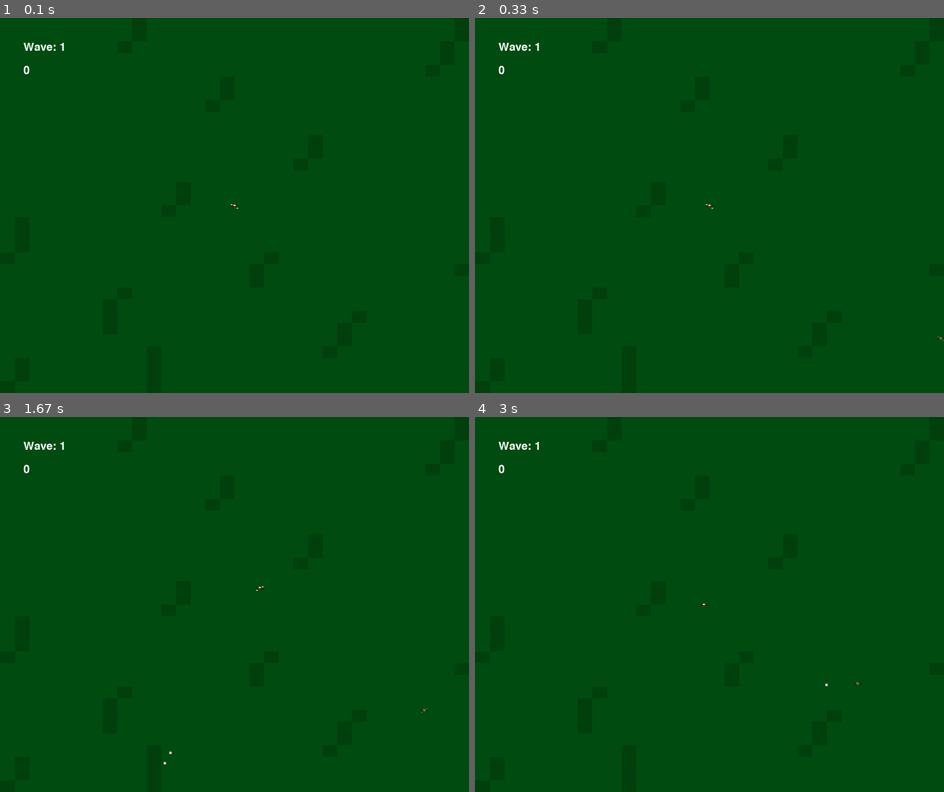
Above: before the commit, frames 1-4 (two rows, left to right).
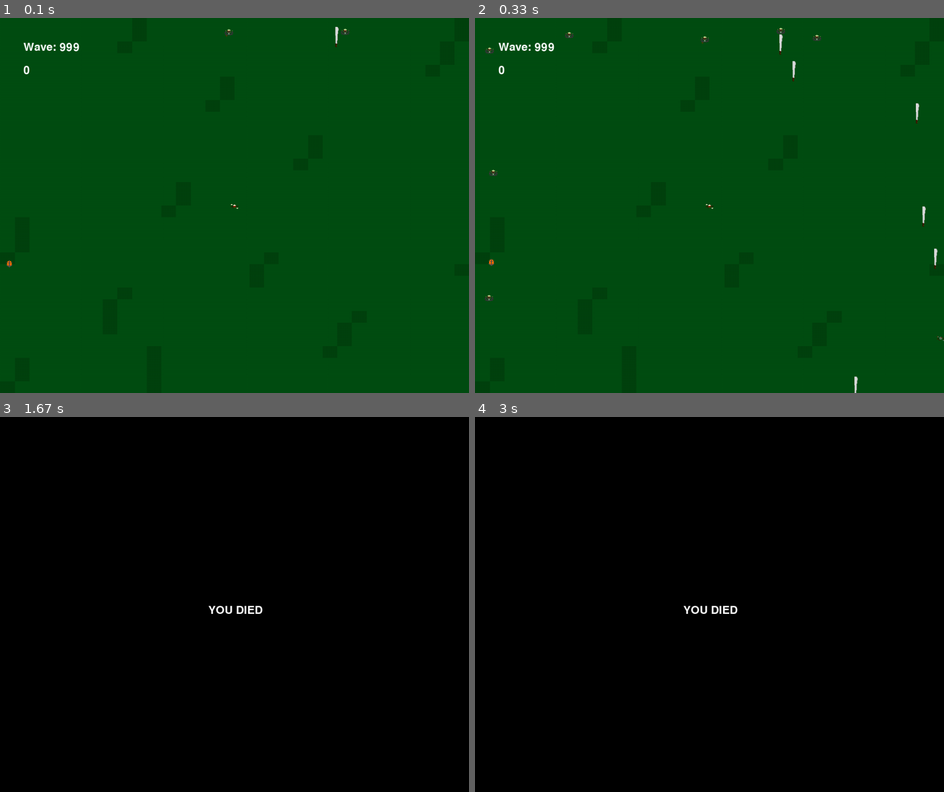
Above: after the commit, the same moments.

Repository: NotMrW/pygamesixtynine
Game: pygame game, started from main.py
The game is run twice, just before and just after one commit, with the same random seed, the same clock (stepped at 60 frames per second) and the same inputs.
Inputs (mouse positions are in pixels of both pictures, inside the frame that each line leads up to):
- Up to frame 1 (0.1 s): no input
- Up to frame 2 (0.33 s): no input
- Up to frame 3 (1.67 s): hold Right 0.33-0.8 s; hold Up 0.83-1.13 s; tap Space at 0.9 s; click (234, 630) at 1.22 s
- Up to frame 4 (3 s): hold Left 2-2.53 s; tap Space at 2.07, 2.37, 2.63 s; hold Down 2.57-2.87 s; move the mouse to (765, 638) at 2.6 s

The runs differ from the first frame. In frame 1, 0.2% of the frame differs, in the area x 1-75%, y 2-67%; in frame 2, 0.4%; in frame 3, 100%, in the area x 0-100%, y 0-100%; in frame 4, 100%.

Commit message:
stuff was done, not much

Diff:
--- a/enemy.py
+++ b/enemy.py
@@ -197,7 +197,7 @@
                 if player.shield > 0:
                     player.shield -= 2
                 else:
-                    player.HP -= 2 #maybe we should add a damage variable?
+                    player.HP -= 10 #maybe we should add a damage variable?
                 self.hp -= 1
 
     def knockback (self, bullet):
--- a/main.py
+++ b/main.py
@@ -81,7 +81,7 @@
 
 
         #Wave Setup
-        self.wave_number = 1
+        self.wave_number = 999
         self.wave_surface = self.font.render(f"Wave: {self.wave_number}", True, (255, 255, 255))
         self.spawn_counter = 0
         self.level_threshold = 5 + 5*self.wave_number
@@ -98,7 +98,7 @@
     def run(self):
         """"Da function to run da gaem"""
         while self.running: #we use "running" value here for loop? Huh, neat
-
+            print(self.player.status, self.player.HP)
 
 
             #DEBUGGING
@@ -296,25 +296,25 @@
 
 
             #Enemy Spawn Handlers
-            """if len(self.big_enemies) < self.biglevel_threshold and self.bigenemies_spawned < self.biglevel_threshold: #if the length of them big bois is higher than the threshold for em...
+            if len(self.big_enemies) < self.biglevel_threshold and self.bigenemies_spawned < self.biglevel_threshold: #if the length of them big bois is higher than the threshold for em...
                 self.big_enemies.add(big_enemy) #add them to the list
                 self.bigenemies_spawned += 1 #increment the spawn counter
-            """
+
             if random.random() >self.settings.spawnrate and self.enemies_spawned < 1   : #if the Gambler is lucky...
                 self.enemies.add(enemy) #add the cannon fodder
                 self.enemies_spawned += 1 #add to the valuse of enemies spawned [DEBUGGING]
 
-            """if random.random() < 0.2 and self.speedy_bois_spawned < self.speedylevel_threshold:
+            if random.random() < 0.2 and self.speedy_bois_spawned < self.speedylevel_threshold:
                 self.speedy_bois.add(speedy_boi)
                 self.speedy_bois_spawned +=1
 
-            if random.random() < 0.001 and self.bulbs_spawned < 1:
-                if random.random() < .00001:
+            if random.random() < 1.001 and self.bulbs_spawned < 1:
+                if random.random() < 1.00001:
                     self.death_bulbs.add(death_bulb)
                     self.bulbs_spawned += 1
                 else:
                     self.blind_bulbs.add(blind_bulb)
-                    self.bulbs_spawned += 1"""
+                    self.bulbs_spawned += 1
 
 
 
@@ -372,6 +372,16 @@
                 else:
                     self.screen.fill("black")
                 self.screen.blit(self.death_surface, (self.settings.screen_WIDTH//2.25,self.settings.screen_HEIGHT//2))
+                for enemy in self.enemies:
+                    enemy.kill()
+                for big_enemy in self.big_enemies:
+                    big_enemy.kill()
+                for speedy_boi in self.speedy_bois:
+                    speedy_boi.kill()
+                for blind_bulb in self.blind_bulbs:
+                    blind_bulb.kill()
+                for death_bulb in self.death_bulbs:
+                    death_bulb.kill()
 
 
 
